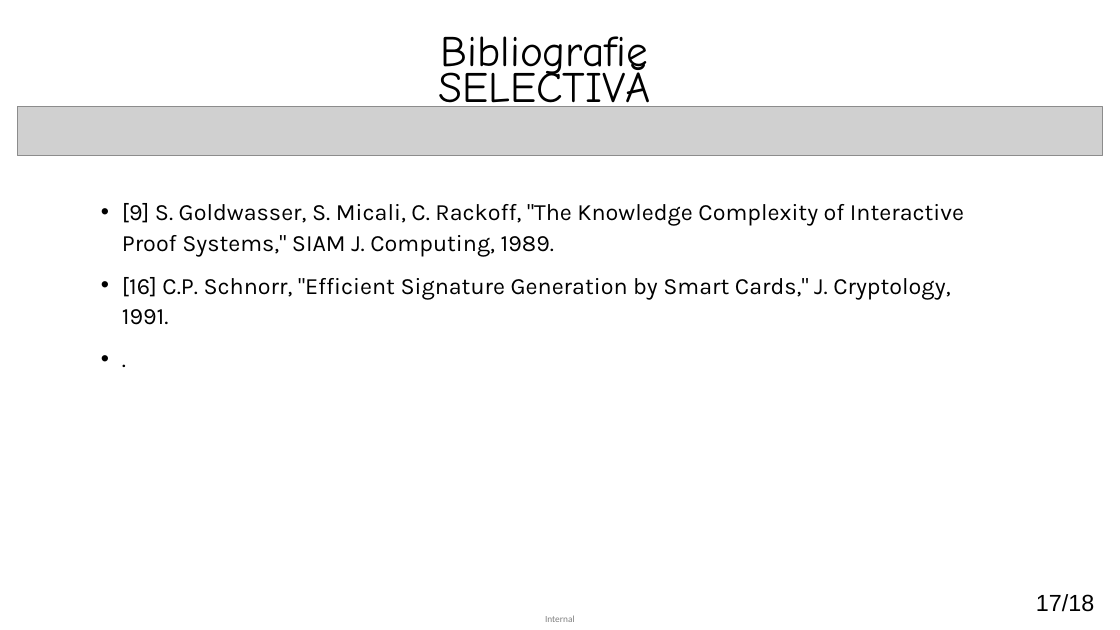
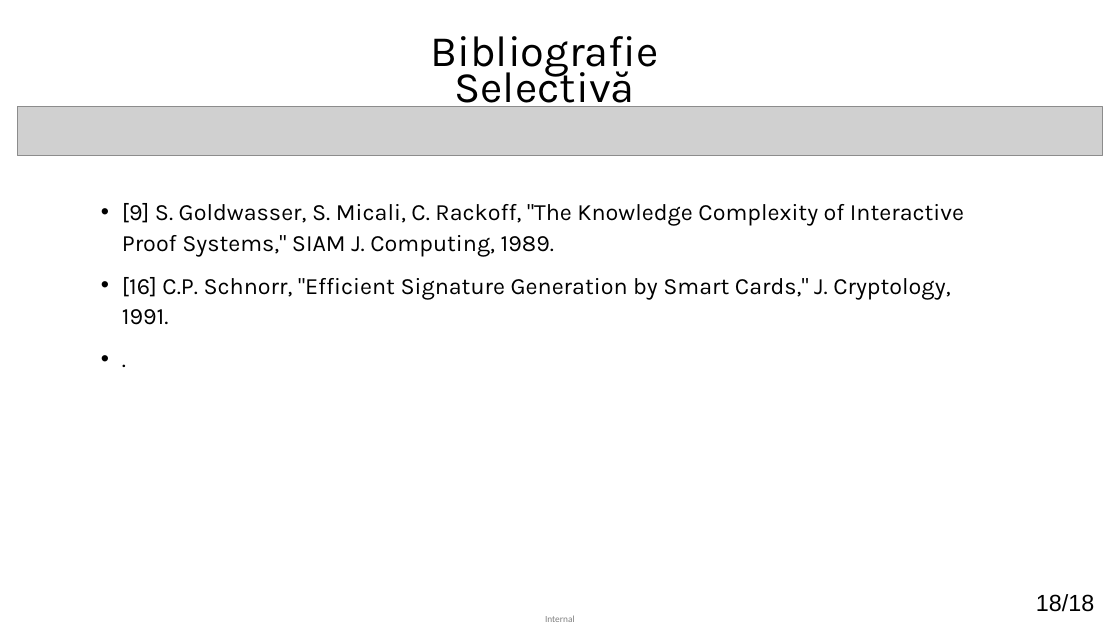
Before and after one commit to matei-rares-a/acas, a slide deck: slide 18 of docs/prezentare/current_draft/disertatie_matei_rares_prezentare_main.pptx. Drawn at 1120x630 pixels with LibreOffice and Linux fonts; fonts in the diff are those of the drawing; grey boxes stand for pictures. Boxes give left, top, right and bottom in pixels: in the first picture for what was removed or moved away, otherwise in the second. Text is boxed around its words. In the diff, an @@ line names an element or a change of style, - is before the commit and + after.

```diff
--- a/docs/prezentare/current_draft/disertatie_matei_rares_prezentare_main.pptx
+++ b/docs/prezentare/current_draft/disertatie_matei_rares_prezentare_main.pptx
@@ text at bbox=[430, 36, 658, 114]: text changed; font Comic Neue to Karla @@
-Bibliografie SELECTIVĂ
+Bibliografie
+Selectivă
@@ text at bbox=[1036, 594, 1094, 612]: text changed @@
-17/18
+18/18
```
Also in this commit, not shown: 14 other slides changed, 4 slides added, 4 slides removed, 9 other files.
